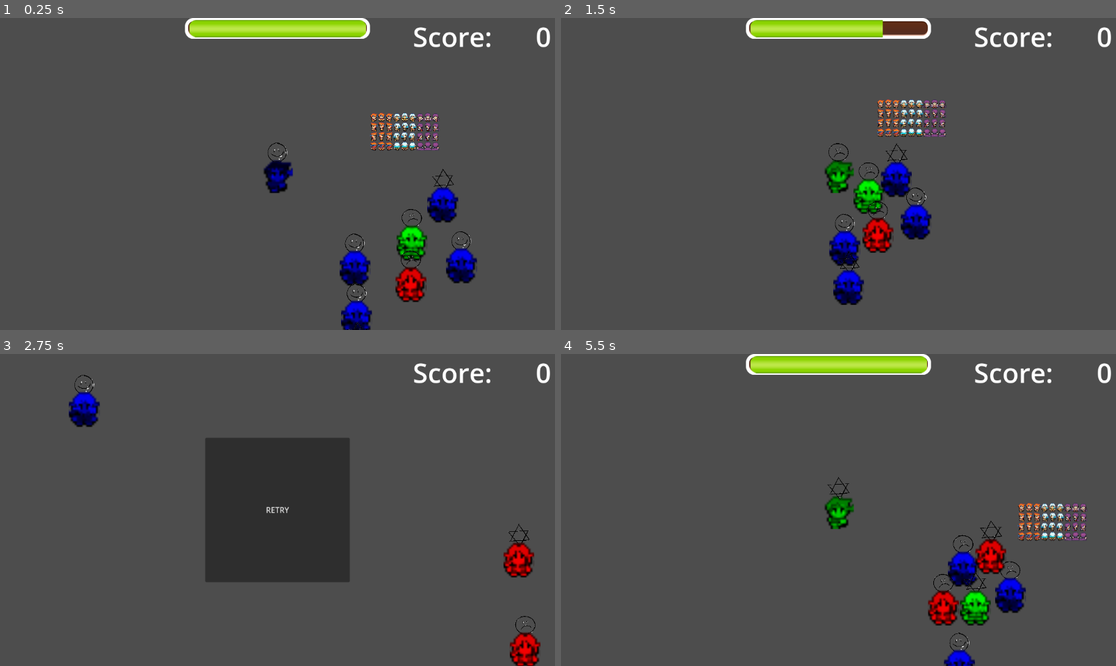
Above: before the commit, frames 1-4 (two rows, left to right).
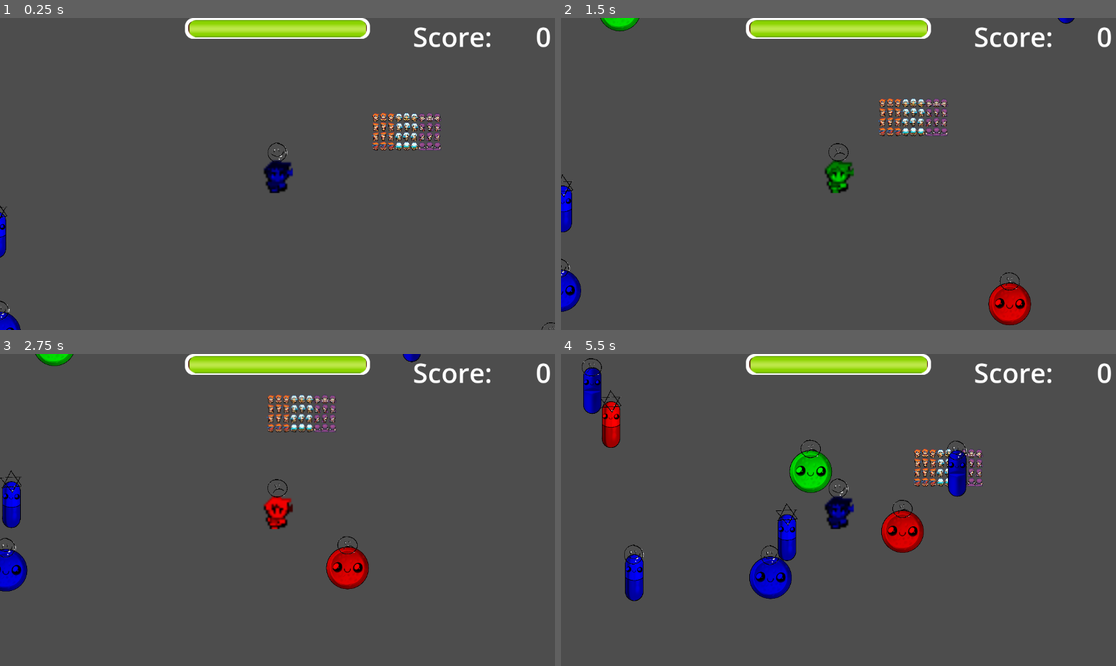
Above: after the commit, the same moments.

Repository: Arsen-PhylJoy/Godot-Wild-Jam-67-AY
Game: Godot game, scene res://levels/level_test.tscn
Two runs of this game, one before a commit and one after it. Both use one fixed random seed, a clock stepped at 60 frames per second and the inputs below.
Inputs (mouse positions are in pixels of both pictures, inside the frame that each line leads up to):
- Up to frame 1 (0.25 s): no input
- Up to frame 2 (1.5 s): hold D (Move_Right) 0.53-1.28 s; tap Shift (change_color) at 0.6 s; hold S (Move_Down) from 1.28 s (still down); tap Space (change_silliness) at 1.35 s
- Up to frame 3 (2.75 s): release S (Move_Down) at 2.03 s; hold D (Move_Right) from 2.03 s (still down); tap Shift (change_color) at 2.1 s
- Up to frame 4 (5.5 s): release D (Move_Right) at 2.75 s; click (838, 510) at 2.75 s, where only the run before the commit has a clickable "RETRY"; hold W (Move_Up) 3.53-4.28 s; tap Space (change_silliness) at 3.6, 5.1 s; hold A (Move_Left) from 4.28 s (still down); tap Shift (change_color) at 4.35 s

The runs differ from the first frame. In frame 1, 4.5% of the frame differs, in the area x 0-100%, y 30-100%; in frame 2, 6.5%; in frame 3, 18%, in the area x 0-98%, y 0-100%; in frame 4, 9.8%.

Commit message:
Enemies and spawner
Fix spawner
Add specific enemy for specific medicine (enemy)

Diff:
--- a/levels/level_test.tscn
+++ b/levels/level_test.tscn
@@ -1,36 +1,20 @@
-[gd_scene load_steps=6 format=3 uid="uid://ccso4mplvndtx"]
+[gd_scene load_steps=5 format=3 uid="uid://ccso4mplvndtx"]
 
 [ext_resource type="PackedScene" uid="uid://bycmbjkvio3uj" path="res://scenes/player/player.tscn" id="1_xjh50"]
-[ext_resource type="PackedScene" uid="uid://ntevg7dg0p6k" path="res://scenes/enemy/enemy.tscn" id="2_cs8d2"]
-[ext_resource type="Texture2D" uid="uid://b3a51ve3qqns7" path="res://assets/graphic/debug_free_character_1-3.png" id="2_rphp0"]
+[ext_resource type="Texture2D" uid="uid://b3a51ve3qqns7" path="res://assets/graphic/not_release_assets/debug_free_character_1-3.png" id="3_lpkrd"]
 [ext_resource type="Script" path="res://scripts/enemy_spawner.gd" id="4_sbui1"]
 [ext_resource type="PackedScene" uid="uid://f612u4jmp21q" path="res://scenes/ui/score.tscn" id="5_at3ii"]
 
 [node name="LevelTest" type="Node"]
 
 [node name="Player" parent="." instance=ExtResource("1_xjh50")]
+export_health = 5000.0
 
 [node name="Camera2D" type="Camera2D" parent="Player"]
 
-[node name="Enemy" parent="." instance=ExtResource("2_cs8d2")]
-position = Vector2(266, 151)
-scale = Vector2(4, 4)
-
-[node name="Enemy2" parent="." instance=ExtResource("2_cs8d2")]
-position = Vector2(369, 198)
-scale = Vector2(4, 4)
-
-[node name="Enemy3" parent="." instance=ExtResource("2_cs8d2")]
-position = Vector2(261, 242)
-scale = Vector2(4, 4)
-
-[node name="Enemy4" parent="." instance=ExtResource("2_cs8d2")]
-position = Vector2(333, 65)
-scale = Vector2(4, 4)
-
 [node name="position_comparison_sprite" type="Sprite2D" parent="."]
 position = Vector2(253, -49)
-texture = ExtResource("2_rphp0")
+texture = ExtResource("3_lpkrd")
 
 [node name="EnemySpawner" type="Node" parent="." node_paths=PackedStringArray("_player_ref")]
 script = ExtResource("4_sbui1")
--- /dev/null
+++ b/levels/test_scene.tscn
@@ -0,0 +1,28 @@
+[gd_scene load_steps=5 format=3 uid="uid://bwag35tr4kbg2"]
+
+[ext_resource type="Texture2D" uid="uid://is5dhf2cenit" path="res://assets/graphic/enemies/enemy_1.png" id="1_mkbou"]
+[ext_resource type="Texture2D" uid="uid://cab5ey23rifvi" path="res://assets/graphic/enemies/enemy_2.png" id="2_572dk"]
+[ext_resource type="Texture2D" uid="uid://b2kv4iq82ytrr" path="res://assets/graphic/enemies/enemy_3.png" id="3_2fqh8"]
+[ext_resource type="Texture2D" uid="uid://b7du66mp7w35c" path="res://assets/graphic/enemies/enemy_4.png" id="4_uvufl"]
+
+[node name="TestScene" type="Node"]
+
+[node name="Enemy1" type="Sprite2D" parent="."]
+modulate = Color(0.25098, 1, 1, 1)
+position = Vector2(70, 189)
+texture = ExtResource("1_mkbou")
+
+[node name="Enemy2" type="Sprite2D" parent="."]
+modulate = Color(1, 0.329412, 1, 1)
+position = Vector2(579, 179)
+texture = ExtResource("2_572dk")
+
+[node name="Enemy3" type="Sprite2D" parent="."]
+modulate = Color(1, 0.231373, 0.0117647, 1)
+position = Vector2(45, -337)
+texture = ExtResource("3_2fqh8")
+
+[node name="Enemy4" type="Sprite2D" parent="."]
+modulate = Color(0, 0.980392, 0.129412, 1)
+position = Vector2(871, -238)
+texture = ExtResource("4_uvufl")
--- a/resources/set_of_features.gd
+++ b/resources/set_of_features.gd
@@ -2,9 +2,9 @@
 extends Resource
 
 enum EColor {RED, BLUE, GREEN}
-const PEC1: CompressedTexture2D = preload("res://assets/graphic/sillinesses/debug_pec_1.png")
-const PEC2: CompressedTexture2D = preload("res://assets/graphic/sillinesses/debug_pec_2.png")
-const PEC3: CompressedTexture2D = preload("res://assets/graphic/sillinesses/debug_pec_3.png")
+const PEC1: CompressedTexture2D = preload("res://assets/graphic/not_release_assets/sillinesses/debug_pec_1.png")
+const PEC2: CompressedTexture2D = preload("res://assets/graphic/not_release_assets/sillinesses/debug_pec_2.png")
+const PEC3: CompressedTexture2D = preload("res://assets/graphic/not_release_assets/sillinesses/debug_pec_3.png")
 
 @export var color: EColor:
 	set(value):
--- a/scenes/enemy/enemy.gd
+++ b/scenes/enemy/enemy.gd
@@ -6,9 +6,9 @@
 @export var export_speed: float = 100.0
 
 
-@onready var _self: CharacterBody2D = $"."
-@onready var _silliness_sprite: Sprite2D = %Silliness
-@onready var _enemy_sprite: Sprite2D = %EnemySprite2D
+@export var _self: CharacterBody2D
+@export var _silliness_sprite: Sprite2D
+@export var _enemy_sprite: Sprite2D
 
 
 var peculiarities: RPeculiarities = RPeculiarities.new()
--- a/scenes/enemy/enemy.tscn
+++ /dev/null
@@ -1,25 +0,0 @@
-[gd_scene load_steps=4 format=3 uid="uid://ntevg7dg0p6k"]
-
-[ext_resource type="Texture2D" uid="uid://b3a51ve3qqns7" path="res://assets/graphic/debug_free_character_1-3.png" id="1_jymkc"]
-[ext_resource type="Script" path="res://scenes/enemy/enemy.gd" id="1_qj85o"]
-
-[sub_resource type="RectangleShape2D" id="RectangleShape2D_270up"]
-size = Vector2(14, 20)
-
-[node name="Enemy" type="CharacterBody2D"]
-script = ExtResource("1_qj85o")
-
-[node name="CollisionShape2D" type="CollisionShape2D" parent="."]
-shape = SubResource("RectangleShape2D_270up")
-
-[node name="Silliness" type="Sprite2D" parent="."]
-unique_name_in_owner = true
-position = Vector2(0, -12)
-scale = Vector2(0.05, 0.05)
-
-[node name="EnemySprite2D" type="Sprite2D" parent="."]
-unique_name_in_owner = true
-texture = ExtResource("1_jymkc")
-hframes = 12
-vframes = 8
-frame = 4
--- /dev/null
+++ b/scenes/enemy/medicines/medicine_1.tscn
@@ -0,0 +1,30 @@
+[gd_scene load_steps=4 format=3 uid="uid://ntevg7dg0p6k"]
+
+[ext_resource type="Script" path="res://scenes/enemy/enemy.gd" id="1_f0ca6"]
+[ext_resource type="Texture2D" uid="uid://is5dhf2cenit" path="res://assets/graphic/enemies/enemy_1.png" id="1_lb1xl"]
+
+[sub_resource type="CapsuleShape2D" id="CapsuleShape2D_wl32p"]
+radius = 8.0
+height = 24.0
+
+[node name="Enemy" type="CharacterBody2D" node_paths=PackedStringArray("_self", "_silliness_sprite", "_enemy_sprite")]
+script = ExtResource("1_f0ca6")
+export_speed = 70.0
+_self = NodePath(".")
+_silliness_sprite = NodePath("Silliness")
+_enemy_sprite = NodePath("EnemySprite2D")
+
+[node name="CollisionShape2D" type="CollisionShape2D" parent="."]
+rotation = -0.716228
+scale = Vector2(1, 1)
+shape = SubResource("CapsuleShape2D_wl32p")
+
+[node name="EnemySprite2D" type="Sprite2D" parent="."]
+unique_name_in_owner = true
+scale = Vector2(0.05, 0.05)
+texture = ExtResource("1_lb1xl")
+
+[node name="Silliness" type="Sprite2D" parent="."]
+unique_name_in_owner = true
+position = Vector2(-1, -7)
+scale = Vector2(0.05, 0.05)
--- /dev/null
+++ b/scenes/enemy/medicines/medicine_2.tscn
@@ -0,0 +1,26 @@
+[gd_scene load_steps=4 format=3 uid="uid://nttivvmhw13s"]
+
+[ext_resource type="Script" path="res://scenes/enemy/enemy.gd" id="1_ep4on"]
+[ext_resource type="Texture2D" uid="uid://cab5ey23rifvi" path="res://assets/graphic/enemies/enemy_2.png" id="2_ifeec"]
+
+[sub_resource type="CircleShape2D" id="CircleShape2D_uaxvf"]
+radius = 11.0
+
+[node name="Enemy" type="CharacterBody2D" node_paths=PackedStringArray("_self", "_silliness_sprite", "_enemy_sprite")]
+script = ExtResource("1_ep4on")
+_self = NodePath(".")
+_silliness_sprite = NodePath("Silliness")
+_enemy_sprite = NodePath("EnemySprite2D")
+
+[node name="CollisionShape2D" type="CollisionShape2D" parent="."]
+shape = SubResource("CircleShape2D_uaxvf")
+
+[node name="EnemySprite2D" type="Sprite2D" parent="."]
+unique_name_in_owner = true
+scale = Vector2(0.05, 0.05)
+texture = ExtResource("2_ifeec")
+
+[node name="Silliness" type="Sprite2D" parent="."]
+unique_name_in_owner = true
+position = Vector2(0, -12)
+scale = Vector2(0.05, 0.05)
--- /dev/null
+++ b/scenes/enemy/medicines/medicine_3.tscn
@@ -0,0 +1,27 @@
+[gd_scene load_steps=4 format=3 uid="uid://b27oba0ljoq66"]
+
+[ext_resource type="Script" path="res://scenes/enemy/enemy.gd" id="1_end08"]
+[ext_resource type="Texture2D" uid="uid://b2kv4iq82ytrr" path="res://assets/graphic/enemies/enemy_3.png" id="2_jwukt"]
+
+[sub_resource type="CapsuleShape2D" id="CapsuleShape2D_ae30e"]
+radius = 5.0
+height = 24.0
+
+[node name="Enemy" type="CharacterBody2D" node_paths=PackedStringArray("_self", "_silliness_sprite", "_enemy_sprite")]
+script = ExtResource("1_end08")
+_self = NodePath(".")
+_silliness_sprite = NodePath("Silliness")
+_enemy_sprite = NodePath("EnemySprite2D")
+
+[node name="CollisionShape2D" type="CollisionShape2D" parent="."]
+shape = SubResource("CapsuleShape2D_ae30e")
+
+[node name="EnemySprite2D" type="Sprite2D" parent="."]
+unique_name_in_owner = true
+scale = Vector2(0.05, 0.05)
+texture = ExtResource("2_jwukt")
+
+[node name="Silliness" type="Sprite2D" parent="."]
+unique_name_in_owner = true
+position = Vector2(0, -12)
+scale = Vector2(0.05, 0.05)
--- /dev/null
+++ b/scenes/enemy/medicines/medicine_4.tscn
@@ -0,0 +1,27 @@
+[gd_scene load_steps=4 format=3 uid="uid://ywtwkhuelhwl"]
+
+[ext_resource type="Script" path="res://scenes/enemy/enemy.gd" id="1_r1m0a"]
+[ext_resource type="Texture2D" uid="uid://b7du66mp7w35c" path="res://assets/graphic/enemies/enemy_4.png" id="2_k6suw"]
+
+[sub_resource type="CapsuleShape2D" id="CapsuleShape2D_jyl4t"]
+radius = 5.0
+height = 24.0
+
+[node name="Enemy" type="CharacterBody2D" node_paths=PackedStringArray("_self", "_silliness_sprite", "_enemy_sprite")]
+script = ExtResource("1_r1m0a")
+_self = NodePath(".")
+_silliness_sprite = NodePath("Silliness")
+_enemy_sprite = NodePath("EnemySprite2D")
+
+[node name="CollisionShape2D" type="CollisionShape2D" parent="."]
+shape = SubResource("CapsuleShape2D_jyl4t")
+
+[node name="EnemySprite2D" type="Sprite2D" parent="."]
+unique_name_in_owner = true
+scale = Vector2(0.05, 0.05)
+texture = ExtResource("2_k6suw")
+
+[node name="Silliness" type="Sprite2D" parent="."]
+unique_name_in_owner = true
+position = Vector2(0, -12)
+scale = Vector2(0.05, 0.05)
--- a/scenes/player/player.tscn
+++ b/scenes/player/player.tscn
@@ -1,10 +1,10 @@
 [gd_scene load_steps=7 format=3 uid="uid://bycmbjkvio3uj"]
 
 [ext_resource type="Script" path="res://scenes/player/player.gd" id="1_pbwq4"]
-[ext_resource type="Texture2D" uid="uid://b3a51ve3qqns7" path="res://assets/graphic/debug_free_character_1-3.png" id="2_2g5hk"]
+[ext_resource type="Texture2D" uid="uid://b3a51ve3qqns7" path="res://assets/graphic/not_release_assets/debug_free_character_1-3.png" id="2_2g5hk"]
 [ext_resource type="Script" path="res://scenes/player/player_ui.gd" id="3_si45y"]
-[ext_resource type="Texture2D" uid="uid://rnnwdcugup6d" path="res://assets/graphic/ui/bgload.png" id="4_ssveq"]
-[ext_resource type="Texture2D" uid="uid://b7vari54l8do0" path="res://assets/graphic/ui/load.png" id="5_wfk6j"]
+[ext_resource type="Texture2D" uid="uid://rnnwdcugup6d" path="res://assets/graphic/not_release_assets/ui/bgload.png" id="4_ssveq"]
+[ext_resource type="Texture2D" uid="uid://b7vari54l8do0" path="res://assets/graphic/not_release_assets/ui/load.png" id="5_wfk6j"]
 
 [sub_resource type="RectangleShape2D" id="RectangleShape2D_tplyb"]
 size = Vector2(14, 18)
--- a/scripts/enemy_spawner.gd
+++ b/scripts/enemy_spawner.gd
@@ -3,7 +3,10 @@
 
 @export var _player_ref: Player
 
-var enemy_ps: PackedScene = preload("res://scenes/enemy/enemy.tscn")
+var enemies_ps: Array[PackedScene] = [  preload("res://scenes/enemy/medicines/medicine_1.tscn"),
+										preload("res://scenes/enemy/medicines/medicine_2.tscn"),
+										preload("res://scenes/enemy/medicines/medicine_3.tscn"),
+										preload("res://scenes/enemy/medicines/medicine_4.tscn")  ]
 
 var _can_create_enemies: bool = true
 
@@ -23,26 +26,34 @@
 	if(_player_ref == null):
 		return
 	for i: int in 5:
-		var enemy: Enemy = enemy_ps.instantiate() as Enemy
+		var enemy: Enemy = (enemies_ps.pick_random() as PackedScene).instantiate() as Enemy
 		$".".add_child(enemy)
-		enemy.global_position = generate_random_position_on_rectangle(get_window().size)
+		enemy.global_position = generate_random_position_on_rectangle(get_window().size * randf_range(1.1,1.3))
 		enemy.scale*=4
 
 func generate_random_position_on_rectangle(size : Vector2)->Vector2:
-	var side: int = randi_range(0, 3)
-	var x : float
-	var y : float
-	if side == 0:
-		x = randf_range(0, size.x)
-		y = size.y
-	elif side == 1:
-		x = size.x
-		y = randf_range(0, size.y)
-	elif side == 2:
-		x = randf_range(0, size.x)
-		y = 0
-	elif side == 3:
-		x = 0
-		y = randf_range(0, size.y)
+	var top_left: Vector2 = Vector2(_player_ref.global_position.x - size.x/2, _player_ref.global_position.y - size.y/2)
+	var top_right: Vector2 = Vector2(_player_ref.global_position.x + size.x/2, _player_ref.global_position.y - size.y/2)
+	var bottom_left: Vector2 = Vector2(_player_ref.global_position.x - size.x/2, _player_ref.global_position.y + size.y/2)
+	var bottom_right: Vector2 = Vector2(_player_ref.global_position.x + size.x/2, _player_ref.global_position.y + size.y/2)
+	var pos_side: int = [0,1,2,3].pick_random()
+	var spawn_pos_1:Vector2 = Vector2.ZERO
+	var spawn_pos_2:Vector2 = Vector2.ZERO
 
-	return Vector2(x+140, y+140)
+	match pos_side:
+		0:
+			spawn_pos_1 = top_left
+			spawn_pos_2 = top_right
+		1:
+			spawn_pos_1 = bottom_left
+			spawn_pos_2 = bottom_right
+		2:
+			spawn_pos_1 = top_right
+			spawn_pos_2 = bottom_right
+		3:
+			spawn_pos_1 = top_left
+			spawn_pos_2 = bottom_left
+
+	var x_spawn: float = randf_range(spawn_pos_1.x,spawn_pos_2.x)
+	var y_spawn: float = randf_range(spawn_pos_1.y,spawn_pos_2.y)
+	return Vector2(x_spawn,y_spawn)
Renamed: background.png -> assets/graphic/background.png
Not shown, added: assets/graphic/background.png.import
Renamed: enemy_1.png -> assets/graphic/enemies/enemy_1.png
Not shown, changed: assets/graphic/enemies/enemy_1.png.import
Renamed: enemy_2.png -> assets/graphic/enemies/enemy_2.png
Not shown, added: assets/graphic/enemies/enemy_2.png.import
Renamed: enemy_3.png -> assets/graphic/enemies/enemy_3.png
Not shown, changed: assets/graphic/enemies/enemy_3.png.import
Renamed: enemy_4.png -> assets/graphic/enemies/enemy_4.png
Not shown, changed: assets/graphic/enemies/enemy_4.png.import
Renamed: assets/graphic/debug_free_character_1-3.png -> assets/graphic/not_release_assets/debug_free_character_1-3.png
Not shown, added: assets/graphic/not_release_assets/debug_free_character_1-3.png.import
(and 10 more such lines)
